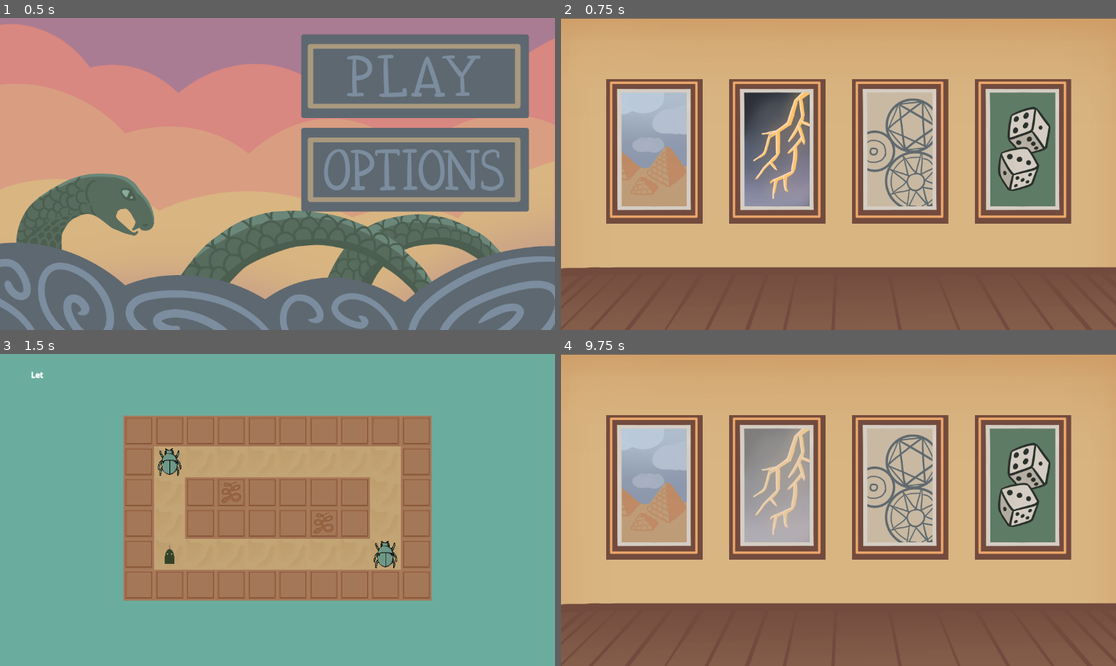
Above: before the commit, frames 1-4 (two rows, left to right).
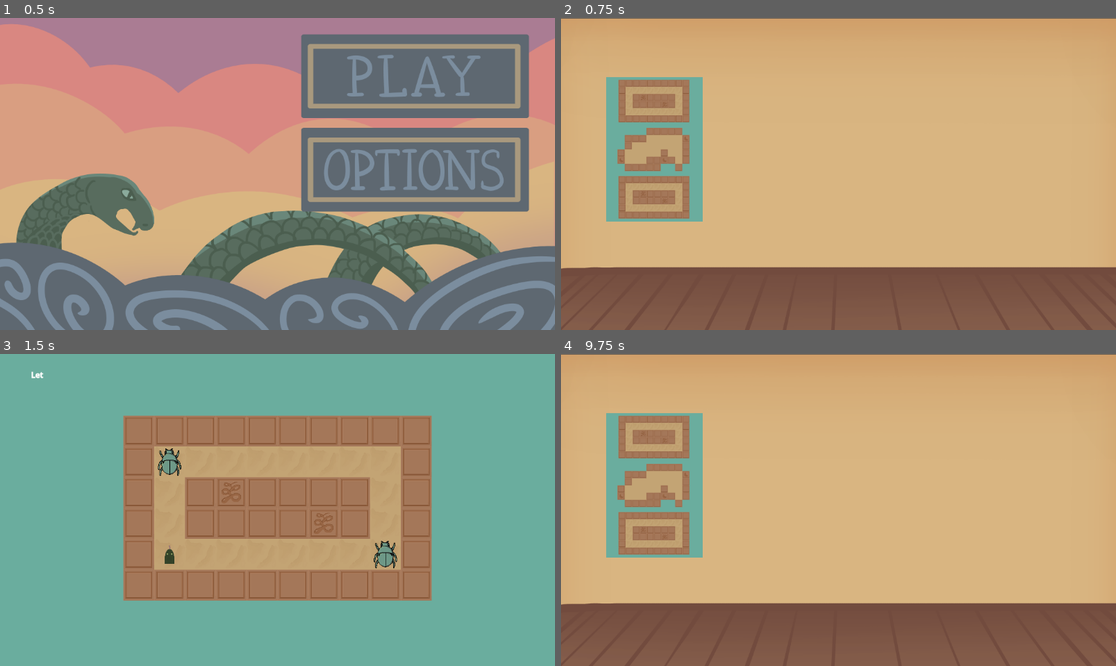
Above: after the commit, the same moments.

Repository: iguessfive/GMTK-Game-Jam
Game: Godot game, scene res://ui/start_screen.tscn
Same seed, same stepped clock (60 frames per second), same inputs: the game is played once before the commit and once after it. Sound files missing from this copy of the repository are replaced by a short silence.
Inputs (mouse positions are in pixels of both pictures, inside the frame that each line leads up to; where the layout moved, square brackets give the same spot in the first picture):
- Up to frame 1 (0.5 s): no input
- Up to frame 2 (0.75 s): click (977, 77) at 0.5 s
- Up to frame 3 (1.5 s): click (94, 438) [94, 488] at 1.25 s
- Up to frame 4 (9.75 s): tap Enter at 2, 6.5 s; move the mouse to (677, 385) at 2.02 s; hold D (move_right) 2.03-2.78 s; hold Space (throw) 2.03-2.78 s; move the mouse to (727, 525) at 2.77 s; hold S (move_down) 2.78-3.5 s; tap Space (throw) at 2.85, 4.25, 5.1, 8, 8.1 s; click (832, 534) at 3.5 s; move the mouse to (894, 441) at 4.27 s; hold D (move_right) 4.28-5.03 s; hold Space (throw) 4.28-5.03 s; move the mouse to (810, 572) at 5.02 s; hold W (move_up) 5.03-5.75 s; click (832, 534) at 5.75 s; move the mouse to (1005, 556) at 6.52 s; hold A (move_left) 6.53-7.25 s; hold Space (throw) 6.53-7.25 s; click (832, 534) at 7.25 s; move the mouse to (672, 463) at 8.02 s; hold A (move_left) 8.03-8.75 s; click (832, 563) at 8.75 s; click (727, 413) [777, 488] at 9.5 s

Frame 1 is identical in both runs. In frame 2, 31% of the frame differs, in the area x 8-92%, y 18-66%; in frame 3, nothing differs; in frame 4, 30%.

Commit message:
level selector draft

Diff:
--- a/ui/level_selector.gd
+++ b/ui/level_selector.gd
@@ -1,4 +1,6 @@
 extends Control
+
+
 
 func _on_ancient_egypt_pressed() -> void:
 	get_tree().change_scene_to_file(FilePath.ANCIENT_EGYPT_LEVEL_1)
@@ -6,3 +8,10 @@
 
 func _on_ancient_egypt_2_pressed() -> void:
 	get_tree().change_scene_to_file(FilePath.ANCIENT_EGYPT_LEVEL_2)
+
+
+func _on_egyptframe_mouse_entered():
+	$GridContainer/egyptcontainer.visible = true
+
+func _on_egyptframe_mouse_exited():
+	$GridContainer/egyptcontainer.visible = false
--- a/ui/level_selector_demo.tscn
+++ b/ui/level_selector_demo.tscn
@@ -1,17 +1,17 @@
-[gd_scene load_steps=13 format=3 uid="uid://o374m3kyeprx"]
+[gd_scene load_steps=11 format=3 uid="uid://o374m3kyeprx"]
 
 [ext_resource type="Script" uid="uid://bmi3pgd3ijev1" path="res://ui/level_selector.gd" id="1_0a04p"]
-[ext_resource type="Texture2D" uid="uid://dbt6dpx6gph1f" path="res://assets/buttons/egypt_normal.png" id="1_6m5so"]
 [ext_resource type="Texture2D" uid="uid://bde6fyxuxw3t5" path="res://assets/sprites/select screen.png" id="2_7u05y"]
-[ext_resource type="Texture2D" uid="uid://b4yh6a1daytx3" path="res://assets/buttons/egypt_pressed.png" id="2_bb7yj"]
 [ext_resource type="Texture2D" uid="uid://dfcb1wrfu2hux" path="res://assets/buttons/selecte.png" id="3_pc42j"]
-[ext_resource type="Texture2D" uid="uid://c1btb8kpoikbv" path="res://assets/buttons/selecte hover.png" id="4_to67t"]
-[ext_resource type="Texture2D" uid="uid://c7atcogkhnlki" path="res://assets/buttons/selectn.png" id="7_rcib8"]
-[ext_resource type="Texture2D" uid="uid://cfch2u2pv37t3" path="res://assets/buttons/selectn hover.png" id="8_6st0v"]
-[ext_resource type="Texture2D" uid="uid://cvbf6rtika22p" path="res://assets/buttons/selecta.png" id="9_bcho6"]
-[ext_resource type="Texture2D" uid="uid://cp02uwh45jjo1" path="res://assets/buttons/selecta hover.png" id="10_a1lwd"]
-[ext_resource type="Texture2D" uid="uid://bg3e453dsw2fg" path="res://assets/buttons/selectr.png" id="11_861oy"]
-[ext_resource type="Texture2D" uid="uid://dh4tekj5hijfw" path="res://assets/buttons/selectr hover.png" id="12_6jmjk"]
+[ext_resource type="Texture2D" uid="uid://cudd6px8iigqf" path="res://assets/buttons/el1.png" id="4_vhytd"]
+[ext_resource type="Texture2D" uid="uid://b4euaxj1dd1qd" path="res://assets/buttons/el1h.png" id="5_7kx4r"]
+[ext_resource type="Texture2D" uid="uid://73mql6itggpk" path="res://assets/buttons/el2.png" id="6_fu10a"]
+[ext_resource type="Texture2D" uid="uid://ckmpj7rqw4810" path="res://assets/buttons/el2h.png" id="7_7u05y"]
+[ext_resource type="Texture2D" uid="uid://ofndsb7ur2yc" path="res://assets/buttons/el3.png" id="8_pc42j"]
+[ext_resource type="Texture2D" uid="uid://cp7rphdqlbs5g" path="res://assets/buttons/el3h.png" id="9_to67t"]
+
+[sub_resource type="RectangleShape2D" id="RectangleShape2D_vaf6m"]
+size = Vector2(199, 298)
 
 [node name="LevelSelectorDemo" type="Control"]
 layout_mode = 3
@@ -38,40 +38,62 @@
 anchor_top = 0.5
 anchor_right = 0.5
 anchor_bottom = 0.5
-offset_left = -482.5
-offset_top = -198.0
-offset_right = 482.5
-offset_bottom = 102.0
+offset_left = -482.0
+offset_top = -202.0
+offset_right = 483.0
+offset_bottom = 98.0
 grow_horizontal = 2
 grow_vertical = 2
 theme_override_constants/h_separation = 55
 columns = 4
 
-[node name="AncientEgypt" type="TextureButton" parent="GridContainer"]
+[node name="egyptframe" type="Area2D" parent="GridContainer"]
+position = Vector2(-54.5, 42)
+
+[node name="Sprite2D" type="Sprite2D" parent="GridContainer/egyptframe"]
+position = Vector2(154.5, 108)
+texture = ExtResource("3_pc42j")
+
+[node name="CollisionShape2D" type="CollisionShape2D" parent="GridContainer/egyptframe"]
+position = Vector2(154.5, 107)
+shape = SubResource("RectangleShape2D_vaf6m")
+
+[node name="egyptcontainer" type="VBoxContainer" parent="GridContainer"]
 layout_mode = 2
-texture_normal = ExtResource("3_pc42j")
-texture_hover = ExtResource("4_to67t")
+theme_override_constants/separation = 0
 
-[node name="AncientEgypt2" type="TextureButton" parent="GridContainer"]
-visible = false
+[node name="AncientEgypt" type="TextureButton" parent="GridContainer/egyptcontainer"]
 layout_mode = 2
-texture_normal = ExtResource("1_6m5so")
-texture_pressed = ExtResource("2_bb7yj")
+size_flags_stretch_ratio = 0.0
+texture_normal = ExtResource("4_vhytd")
+texture_hover = ExtResource("5_7kx4r")
 
-[node name="NorseMythology" type="TextureButton" parent="GridContainer"]
+[node name="AncientEgypt2" type="TextureButton" parent="GridContainer/egyptcontainer"]
 layout_mode = 2
-texture_normal = ExtResource("7_rcib8")
-texture_hover = ExtResource("8_6st0v")
+texture_normal = ExtResource("6_fu10a")
+texture_hover = ExtResource("7_7u05y")
 
-[node name="TextureButton3" type="TextureButton" parent="GridContainer"]
+[node name="AncientEgypt3" type="TextureButton" parent="GridContainer/egyptcontainer"]
 layout_mode = 2
-texture_normal = ExtResource("9_bcho6")
-texture_hover = ExtResource("10_a1lwd")
+texture_normal = ExtResource("8_pc42j")
+texture_hover = ExtResource("9_to67t")
+
+[node name="norsecontainer" type="VBoxContainer" parent="GridContainer"]
+layout_mode = 2
+
+[node name="NorseMythology" type="TextureButton" parent="GridContainer/norsecontainer"]
+layout_mode = 2
+
+[node name="alchemycontainer" type="VBoxContainer" parent="GridContainer"]
+layout_mode = 2
+
+[node name="TextureButton3" type="TextureButton" parent="GridContainer/alchemycontainer"]
+layout_mode = 2
 
 [node name="RandomLevel" type="TextureButton" parent="GridContainer"]
 layout_mode = 2
-texture_normal = ExtResource("11_861oy")
-texture_hover = ExtResource("12_6jmjk")
 
-[connection signal="pressed" from="GridContainer/AncientEgypt" to="." method="_on_ancient_egypt_pressed"]
-[connection signal="pressed" from="GridContainer/AncientEgypt2" to="." method="_on_ancient_egypt_2_pressed"]
+[connection signal="mouse_entered" from="GridContainer/egyptframe" to="." method="_on_egyptframe_mouse_entered"]
+[connection signal="mouse_exited" from="GridContainer/egyptframe" to="." method="_on_egyptframe_mouse_exited"]
+[connection signal="pressed" from="GridContainer/egyptcontainer/AncientEgypt" to="." method="_on_ancient_egypt_pressed"]
+[connection signal="pressed" from="GridContainer/egyptcontainer/AncientEgypt2" to="." method="_on_ancient_egypt_2_pressed"]
Binary file added: assets/buttons/el1.png
Not shown, added: assets/buttons/el1.png.import
Binary file added: assets/buttons/el1h.png
Not shown, added: assets/buttons/el1h.png.import
Binary file added: assets/buttons/el2.png
Not shown, added: assets/buttons/el2.png.import
Binary file added: assets/buttons/el2h.png
Not shown, added: assets/buttons/el2h.png.import
Binary file added: assets/buttons/el3.png
Not shown, added: assets/buttons/el3.png.import
Binary file added: assets/buttons/el3h.png
Not shown, added: assets/buttons/el3h.png.import
